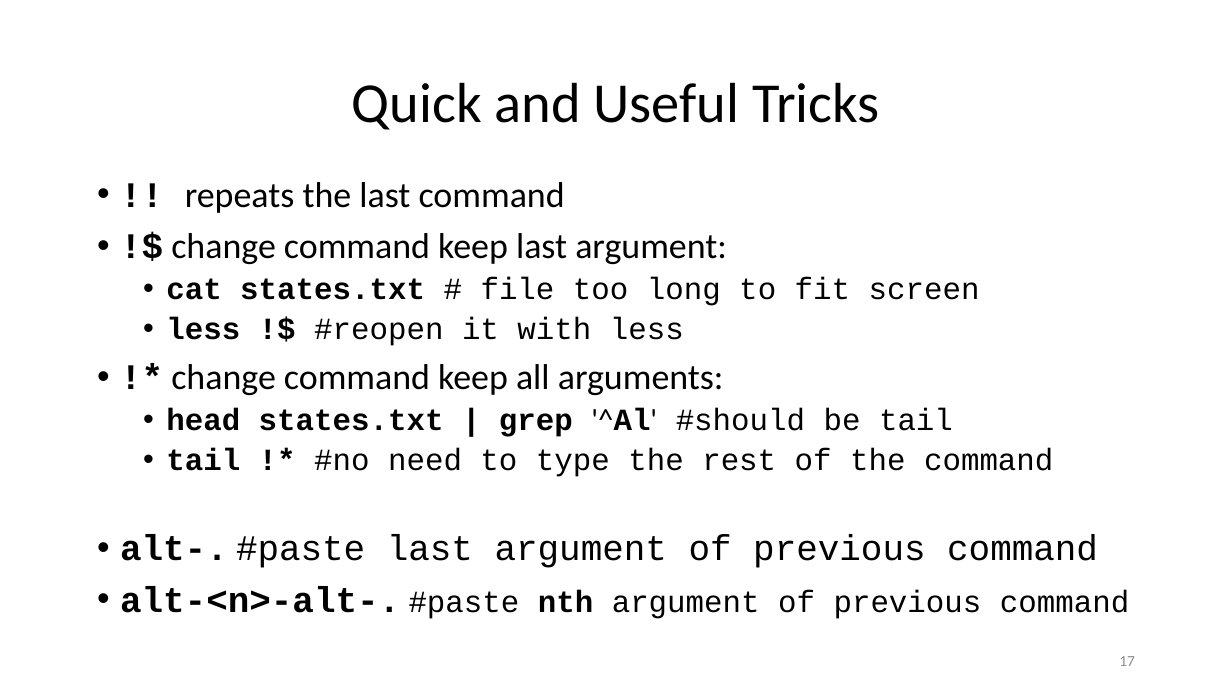
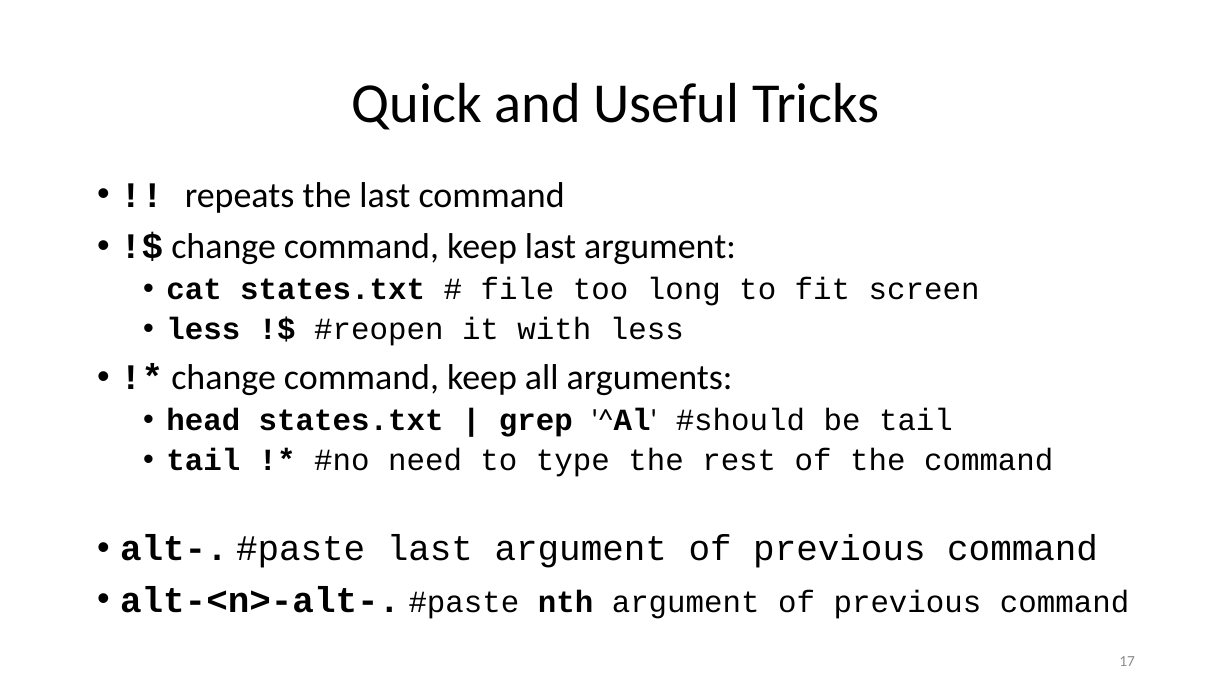
Before and after one commit to ketancmaheshwari/lisa19, a slide deck: slide 17 of lpt_LISA.pptx. Drawn at 1232x693 pixels with LibreOffice and Linux fonts; fonts in the diff are those of the drawing. Boxes give left, top, right and bottom in pixels: in the first picture for what was removed or moved away, otherwise in the second. Text is boxed around its words. In the diff, an @@ line names an element or a change of style, - is before the commit and + after.

```diff
--- a/lpt_LISA.pptx
+++ b/lpt_LISA.pptx
@@ text at (171, 233, 736, 264): text changed @@
-• !$ change command keep last argument:
+• !$ change command, keep last argument:
@@ text at (171, 364, 733, 395): text changed @@
-• !* change command keep all arguments:
+• !* change command, keep all arguments:
```
Also in this commit, not shown: 19 other slides changed, 1 other file.
